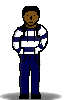
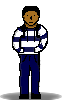
Layers edited between the first and the second 64x100 image:
painted on "Layer" over [19, 11, 39, 54]
